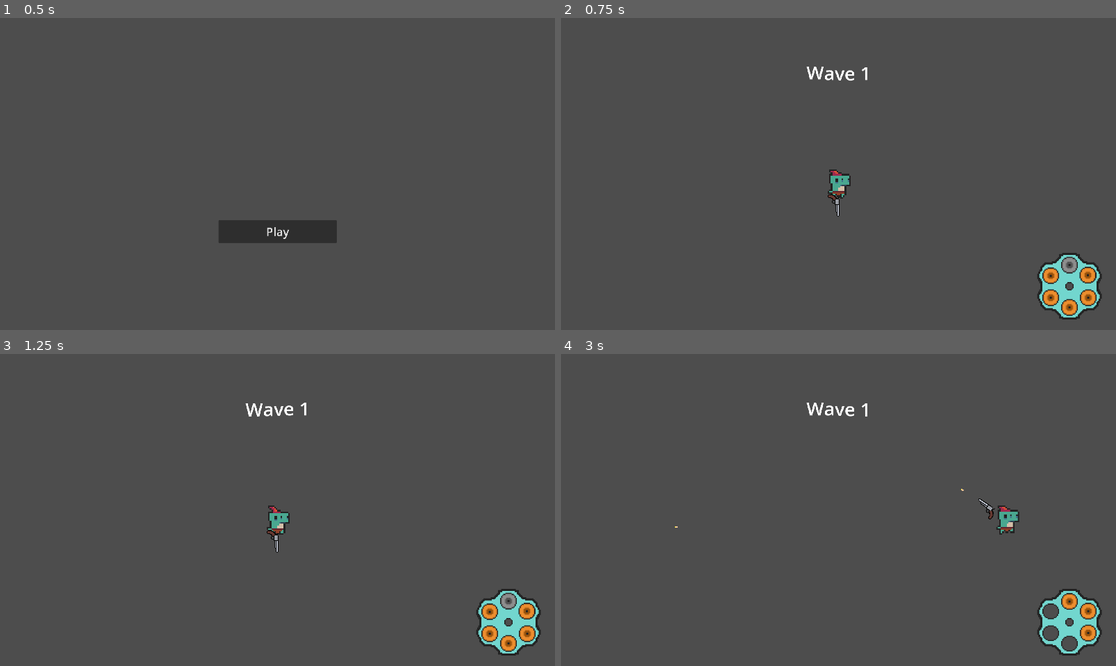
Above: before the commit, frames 1-4 (two rows, left to right).
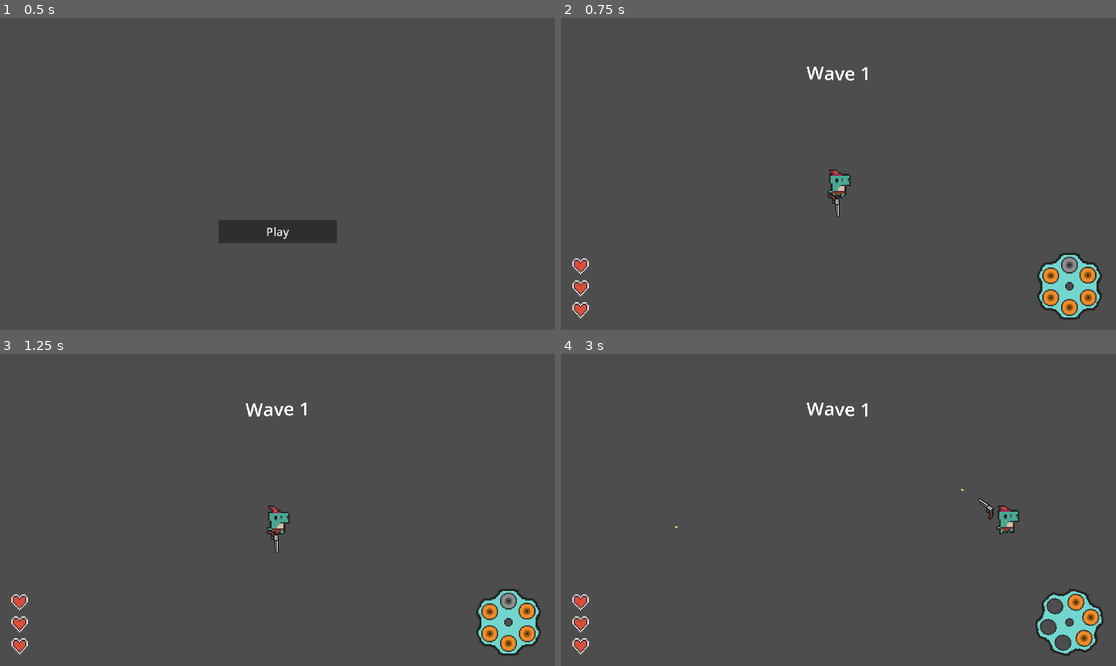
Above: after the commit, the same moments.

Repository: Meemog/GMTK2025
Game: Godot game, scene res://main.tscn
Two runs of this game, one before a commit and one after it. Both use one fixed random seed, a clock stepped at 60 frames per second and the inputs below.
Inputs (mouse positions are in pixels of both pictures, inside the frame that each line leads up to):
- Up to frame 1 (0.5 s): no input
- Up to frame 2 (0.75 s): click "Play" at 0.5 s
- Up to frame 3 (1.25 s): no input
- Up to frame 4 (3 s): move the mouse to (960, 494) at 1.27 s; hold D (right) 1.28-2 s; tap Space (dash) at 1.35, 2.85 s; click (960, 494) at 1.42 s; drag from (727, 525) to (988, 522) at 2.02 s; move the mouse to (894, 441) at 2.77 s; hold D (right) from 2.78 s (still down); click (894, 441) at 2.92 s

Frame 1 is identical in both runs. In frame 2, 0.3% of the frame differs, in the area x 2-6%, y 77-97%; in frame 3, 0.3%; in frame 4, 1.7%, in the area x 2-98%, y 75-97%.

Commit message:
ammo counter now spins!

Diff:
--- a/main/Scenes/health_bar.tscn
+++ b/main/Scenes/health_bar.tscn
@@ -10,6 +10,7 @@
 anchor_bottom = 1.0
 grow_horizontal = 2
 grow_vertical = 2
+mouse_filter = 2
 script = ExtResource("1_78m4n")
 
 [node name="MarginContainer" type="MarginContainer" parent="."]
--- a/main/Scenes/update_chamber_overlay.tscn
+++ b/main/Scenes/update_chamber_overlay.tscn
@@ -28,6 +28,7 @@
 offset_right = 40.0
 offset_bottom = 40.0
 scale = Vector2(47.9248, 26.9963)
+mouse_filter = 2
 color = Color(0, 0, 0, 0.388235)
 
 [node name="BulletShop" type="Node2D" parent="." groups=["BULLET_UI_MANAGER"]]
--- a/main/Scripts/ammo_count.gd
+++ b/main/Scripts/ammo_count.gd
@@ -3,6 +3,8 @@
 var player: Player
 
 @onready var barrels: Array[Sprite2D] = [$Barrel/Chamber1, $Barrel/Chamber2, $Barrel/Chamber3, $Barrel/Chamber4, $Barrel/Chamber5, $Barrel/Chamber6]
+
+var tween : Tween
 
 func _ready() -> void:
     fill_bullets()
@@ -11,12 +13,21 @@
     player.reload.connect(_on_reload)
 
 func fill_bullets():
+
     for i in range(6):
         barrels[i].texture = player.bullets[i].back_view_texture
 
+
 func _on_fired():
     barrels[player.bullet_pointer].texture = null
-    $Barrel.rotation -= PI/3
+
+    if tween:
+        tween.kill()
+
+    tween = create_tween().set_ease(Tween.EASE_OUT).set_trans(Tween.TRANS_CUBIC)
+    tween.tween_property($Barrel, "rotation", $Barrel.rotation-(PI/3), player.firing_cooldown/2)
+
+    #$Barrel.rotation -= PI/3
 
 func _on_reload():
     fill_bullets()
--- a/main/main.gd
+++ b/main/main.gd
@@ -8,6 +8,7 @@
 @export var enemy_scene: PackedScene
 @export var spawn_manager_scene: PackedScene
 @export var ammo_counter_scene: PackedScene
+@export var health_bar_scene : PackedScene
 @onready var update_chamber_overlay: UpdateChamberOverlay = $UiManager/UpdateChamberOverlay
 @export var enemy_speed = 8
 
@@ -38,6 +39,9 @@
     ammo_counter.player = player
     $UiManager.add_child(ammo_counter)
     $UiManager.move_child(ammo_counter, 0)
+
+    var health_bar = health_bar_scene.instantiate()
+    $UiManager.add_child(health_bar)
 
     var spawn_manager = spawn_manager_scene.instantiate()
     spawn_manager.player = player
--- a/main/main.tscn
+++ b/main/main.tscn
@@ -8,6 +8,7 @@
 [ext_resource type="PackedScene" uid="uid://dxrlycp27hmfj" path="res://Scenes/ammo_count.tscn" id="5_272bh"]
 [ext_resource type="PackedScene" uid="uid://8yxh4i3gbno6" path="res://Scenes/update_chamber_overlay.tscn" id="6_272bh"]
 [ext_resource type="PackedScene" uid="uid://cufid62j5hh0t" path="res://Scenes/wave_counter.tscn" id="8_5vw27"]
+[ext_resource type="PackedScene" uid="uid://cl80b3jtcgufm" path="res://Scenes/health_bar.tscn" id="9_kek77"]
 
 [node name="Main" type="Node2D"]
 script = ExtResource("1_0xm2m")
@@ -15,6 +16,7 @@
 enemy_scene = ExtResource("3_1bvp3")
 spawn_manager_scene = ExtResource("4_7mycd")
 ammo_counter_scene = ExtResource("5_272bh")
+health_bar_scene = ExtResource("9_kek77")
 
 [node name="Camera2D" type="Camera2D" parent="."]
 zoom = Vector2(0.76, 0.76)
Not shown: 1 places in main/Scenes/update_chamber_overlay.tscn that only renumber resources
Not shown: 1 places in main/main.tscn that only renumber resources
